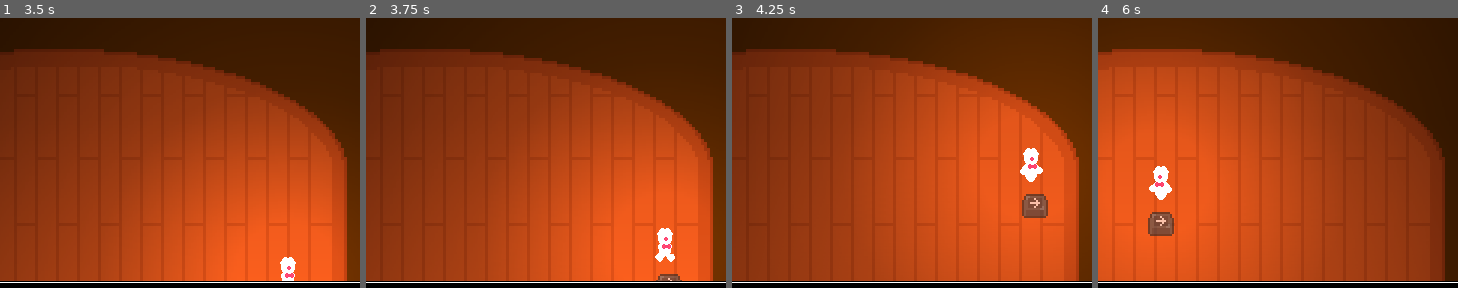
Above: before the commit, frames 1-4 (left to right).
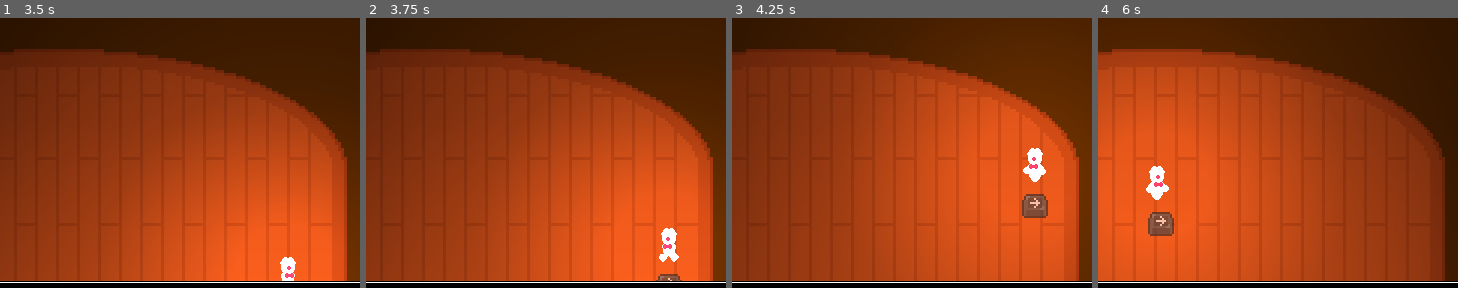
Above: after the commit, the same moments.

Repository: InRe-Dan/MiniJameGam34
Game: Godot game, scene res://menus/main_menu.tscn
Same seed, same stepped clock (60 frames per second), same inputs: the game is played once before the commit and once after it.
Inputs:
- Up to frame 1 (3.5 s): click "Night 1" at 0.5 s; tap Enter at 1.25 s; hold D (move_right) 1.28-2.03 s; hold S (move_down) 2.03-2.78 s; hold D (move_right) from 2.78 s (still down)
- Up to frame 2 (3.75 s): release D (move_right) at 3.53 s; hold W (move_up) from 3.53 s (still down)
- Up to frame 3 (4.25 s): keep holding W (move_up)
- Up to frame 4 (6 s): release W (move_up) at 4.28 s; hold A (move_left) 4.28-5.78 s; hold S (move_down) from 5.78 s (still down)
The pictures show only the part of the screen within x 42-92%, y 35-85%; the shares and areas given below are measured in that part.

Frame 1 is identical in both runs. In frame 2, 0.3% of the frame differs, in the area x 80-87%, y 77-91%; in frame 3, 0.3%; in frame 4, 0.3%.

Commit message:
walk animation fix

Diff:
--- a/Player/player.gd
+++ b/Player/player.gd
@@ -24,6 +24,12 @@
 			sprite.flip_h = false
 			sprite.play("walk")
 		elif velocity.x < -1.0:
+			sprite.flip_h = true
+			sprite.play("walk")
+		elif velocity.y > 1.0:
+			sprite.flip_h = false
+			sprite.play("walk")
+		elif velocity.y < 1.0:
 			sprite.flip_h = true
 			sprite.play("walk")
 	else:
